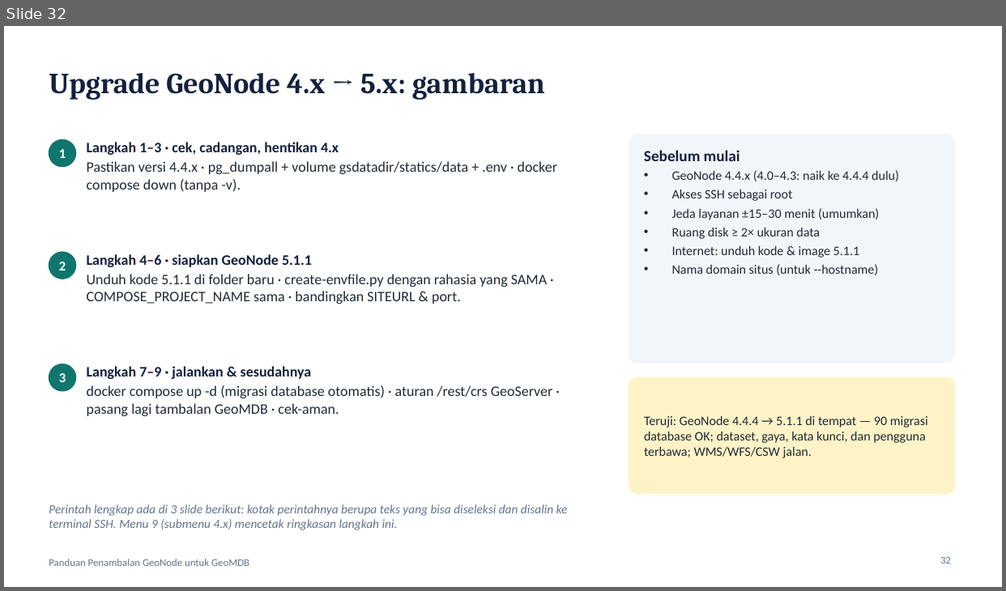
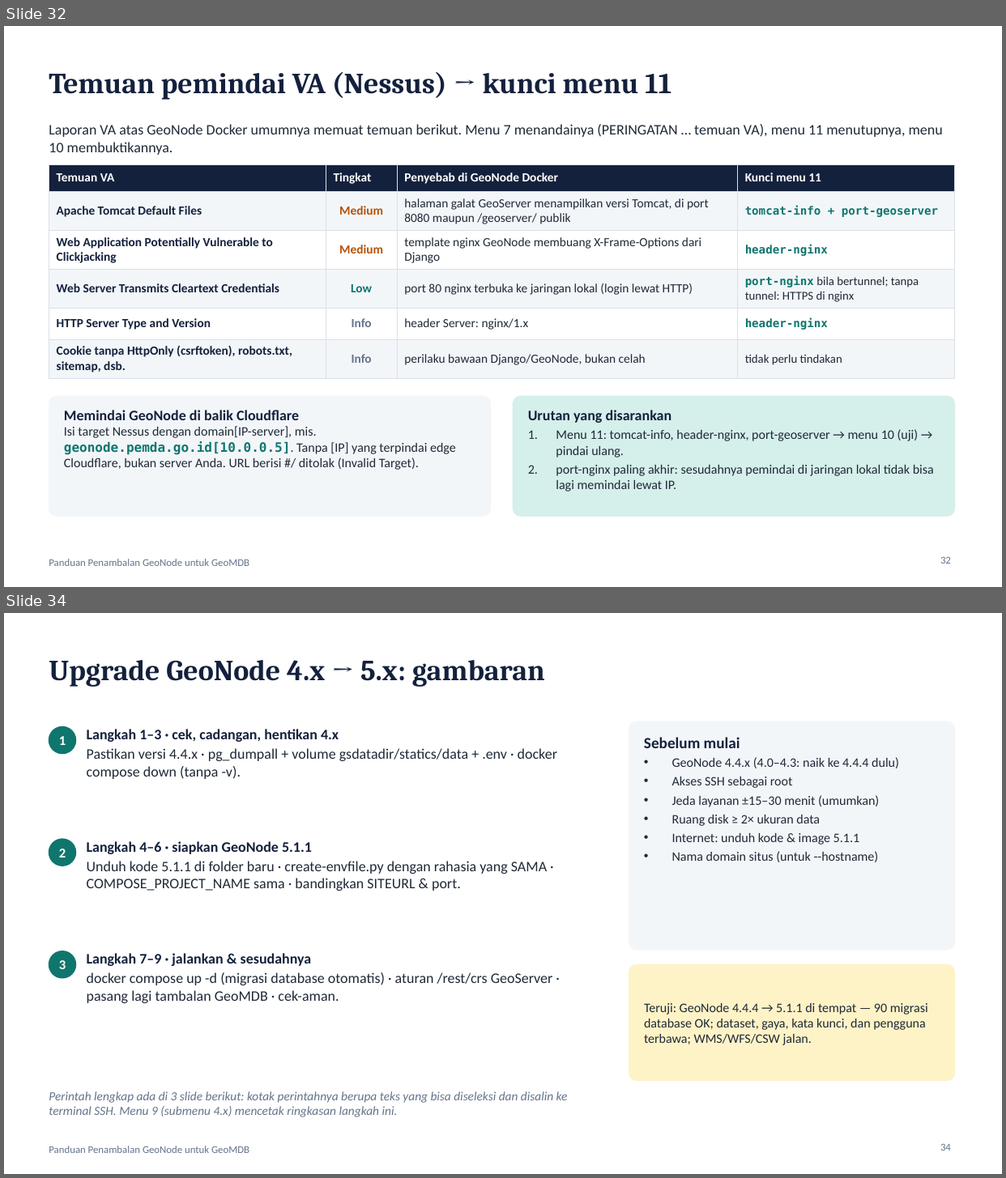
Before and after one commit to hariHK1/geonode-tambal-preserve, a slide deck: docs/Panduan-Penambalan-GeoNode-GeoMDB.pptx. Shown one above the other, each under a label of ours: slide 32 before the commit, slides 32 and 34 after it; the slides between them are not shown. The pictures are 1006x591 and 1006x1178 pixels, drawn with LibreOffice and Linux fonts; fonts in the diff are those of the drawing. Boxes give left, top, right and bottom in pixels: in the first picture for what was removed or moved away, otherwise in the second. Text is boxed around its words. In the diff, an @@ line names an element or a change of style, - is before the commit and + after.

```diff
--- a/docs/Panduan-Penambalan-GeoNode-GeoMDB.pptx
+++ b/docs/Panduan-Penambalan-GeoNode-GeoMDB.pptx
@@ slide 32 added at (x1=4, y1=26, x2=1002, y2=587), background #FFFFFF; not listed: 1 template element that a slide beside it also shows @@
@@ title added at (x1=49, y1=72, x2=671, y2=100), 28 pt, text #14213D, bold @@
+Temuan pemindai VA (Nessus) → kunci menu 11
@@ text added at (x1=49, y1=124, x2=943, y2=155), 14 pt, text #1F2937 @@
+Laporan VA atas GeoNode Docker umumnya memuat temuan berikut. Menu 7 menandainya (PERINGATAN … temuan VA), menu 11 menutupnya, menu 10 membuktikannya.
@@ table added at (x1=49, y1=165, x2=955, y2=376), 6 rows, 4 columns @@
+Temuan VA | Tingkat | Penyebab di GeoNode Docker | Kunci menu 11
+Apache Tomcat Default Files | Medium | halaman galat GeoServer menampilkan versi Tomcat, di port 8080 maupun /geoserver/ publik | tomcat-info + port-geoserver
+Web Application Potentially Vulnerable to Clickjacking | Medium | template nginx GeoNode membuang X-Frame-Options dari Django | header-nginx
+Web Server Transmits Cleartext Credentials | Low | port 80 nginx terbuka ke jaringan lokal (login lewat HTTP) | port-nginx bila bertunnel; tanpa tunnel: HTTPS di nginx
+HTTP Server Type and Version | Info | header Server: nginx/1.x | header-nginx
+Cookie tanpa HttpOnly (csrftoken), robots.txt, sitemap, dsb. | Info | perilaku bawaan Django/GeoNode, bukan celah | tidak perlu tindakan
@@ rounded rectangle added at (x1=49, y1=396, x2=491, y2=516), fill #F3F6F9, outline #F3F6F9 1 pt @@
@@ text added at (x1=64, y1=410, x2=456, y2=470), 12.5 pt, text #1F2937 @@
+Memindai GeoNode di balik Cloudflare
+Isi target Nessus dengan domain[IP-server], mis. geonode.pemda.go.id[10.0.0.5]. Tanpa [IP] yang terpindai edge Cloudflare, bukan server Anda. URL berisi #/ ditolak (Invalid Target).
@@ rounded rectangle added at (x1=513, y1=396, x2=955, y2=516), fill #D5EFEB, outline #D5EFEB 1 pt @@
@@ text added at (x1=528, y1=410, x2=934, y2=492), 12.5 pt, text #1F2937 @@
+Urutan yang disarankan
+1. Menu 11: tomcat-info, header-nginx, port-geoserver → menu 10 (uji) → pindai ulang.
+2. port-nginx paling akhir: sesudahnya pemindai di jaringan lokal tidak bisa lagi memindai lewat IP.
@@ page number added at (x1=940, y1=557, x2=951, y2=564), 10 pt, text #64748B @@
+32
@@ what was slide 32 is now slide 34 @@
@@ page number at (x1=940, y1=1144, x2=951, y2=1151): text changed @@
-32
+34
```
Also in this commit, not shown: 6 slides changed, 1 other slide added, 2 other files.
